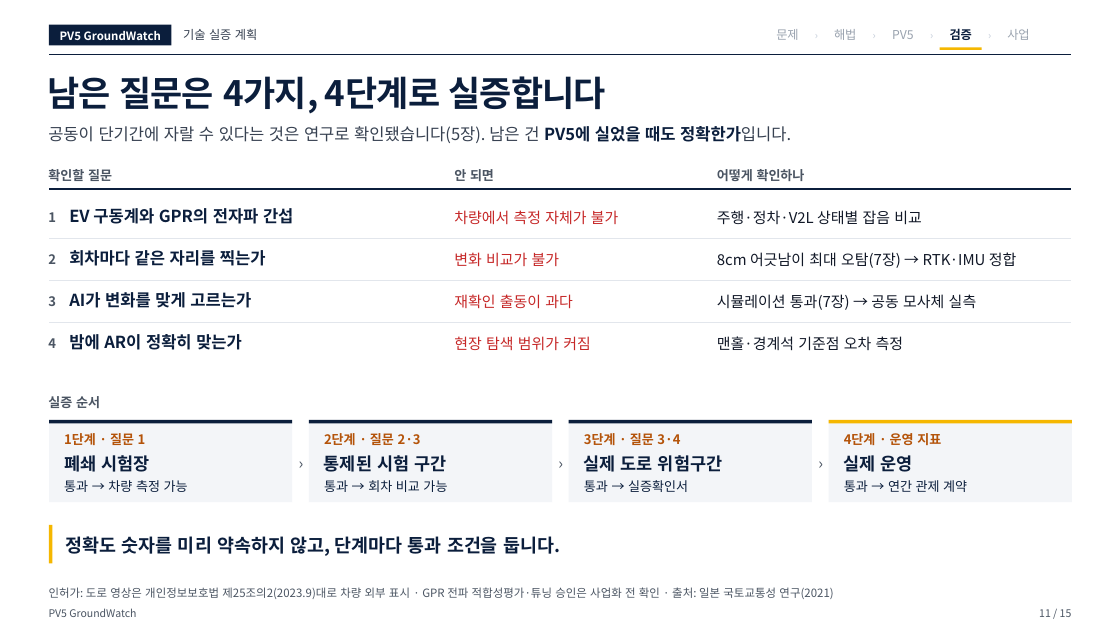
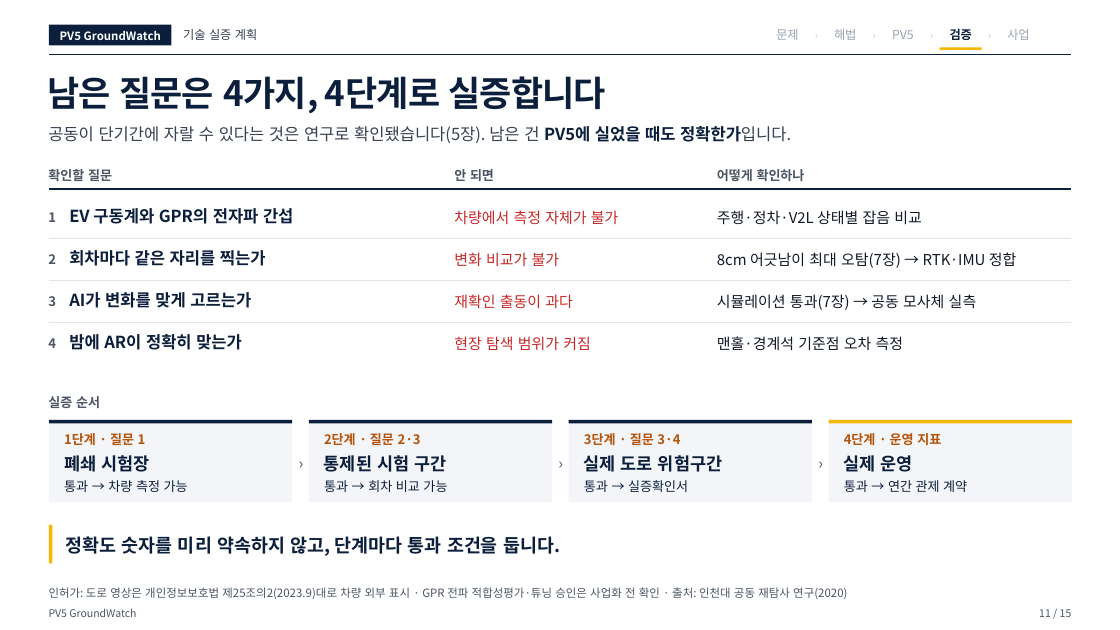
Before and after one commit to woojin-choe/pv5-hose-lab, a slide deck: slide 11 of ppt_all/PV5_GroundWatch_10_23.pptx. Drawn at 1120x630 pixels with LibreOffice and Linux fonts; fonts in the diff are those of the drawing. Boxes give left, top, right and bottom in pixels: in the first picture for what was removed or moved away, otherwise in the second. Text is boxed around its words. In the diff, an @@ line names an element or a change of style, - is before the commit and + after.

```diff
--- a/ppt_all/PV5_GroundWatch_10_23.pptx
+++ b/ppt_all/PV5_GroundWatch_10_23.pptx
@@ text at (x1=49, y1=587, x2=847, y2=599): text changed @@
-인허가: 도로 영상은 개인정보보호법 제25조의2(2023.9)대로 차량 외부 표시 · GPR 전파 적합성평가·튜닝 승인은 사업화 전 확인 · 출처: 일본 국토교통성 연구(2021)
+인허가: 도로 영상은 개인정보보호법 제25조의2(2023.9)대로 차량 외부 표시 · GPR 전파 적합성평가·튜닝 승인은 사업화 전 확인 · 출처: 인천대 공동 재탐사 연구(2020)
```
Also in this commit, not shown: 10 other slides changed, 21 other files.
